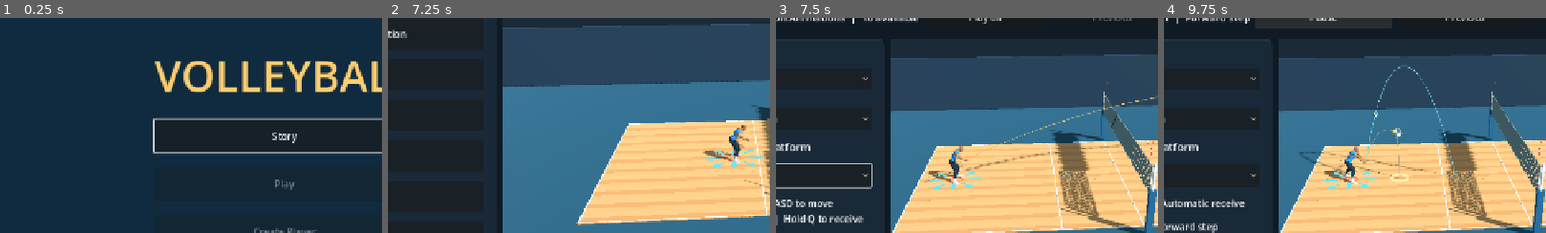
Above: before the commit, frames 1-4 (left to right).
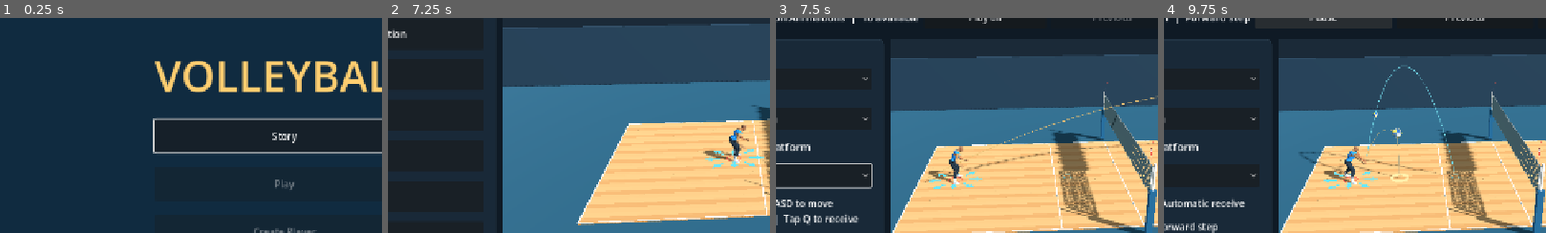
Above: after the commit, the same moments.

Repository: foreandr/volleyball
Game: Godot game, scene res://scenes/main.tscn
The game is run twice, just before and just after one commit, with the same random seed, the same clock (stepped at 60 frames per second) and the same inputs.
Inputs:
- Up to frame 1 (0.25 s): no input
- Up to frame 2 (7.25 s): click "Story" at 0.5 s; click "Back" at 1.25 s; click "Story" at 2 s; click "New" at 2.75 s; click "Back" at 3.5 s; click "New" at 4.25 s; click "Save" at 5 s; click "Back" at 5.75 s; click "Continue" at 6.5 s
- Up to frame 3 (7.5 s): click "Forearm reception" at 7.25 s
- Up to frame 4 (9.75 s): click "Play all" at 8 s; click "Pause" at 8.75 s; click "Resume" at 9.5 s
The pictures show only the part of the screen within x 13-63%, y 15-65%; the shares and areas given below are measured in that part.

Frames 1-2 are identical in both runs. In frame 3, 0.5% of the frame differs, in the area x 2-23%, y 91-97%; in frame 4, 0.2%.

Commit message:
Play reception and recovery from a single Q tap

Diff:
--- a/scripts/animation_ball_preview.gd
+++ b/scripts/animation_ball_preview.gd
@@ -45,6 +45,7 @@
 const METER_NEAR_RADIUS := 0.90
 var practice_grade := Grade.WAITING
 var practice_in_reach := false
+var practice_early_attempt := false
 var practice_reach_center := Vector3.INF
 var aim_point := Vector3.ZERO
 var net_audio: AudioStreamPlayer
@@ -191,6 +192,7 @@
 	practice_reach_center = Vector3.INF
 	practice_grade = Grade.WAITING
 	practice_in_reach = false
+	practice_early_attempt = false
 	recovery.clear()
 	recovery_net.clear()
 	var hit := platform(contact_time)
@@ -243,6 +245,7 @@
 func reset_practice_serve() -> void:
 	practice_grade = Grade.WAITING
 	practice_in_reach = false
+	practice_early_attempt = false
 	if recovery.is_empty(): return
 	recovery.clear()
 	recovery_net.clear()
@@ -302,7 +305,7 @@
 		return 1.0-nearest_delay/APPROACH_WINDOW
 	return -1.0
 
-func try_practice_pass(previous_time: float, time: float, held: float) -> bool:
+func try_practice_pass(previous_time: float, time: float, receive_elapsed: float) -> bool:
 	if practice_grade != Grade.WAITING or not incoming_net.is_empty(): return false
 	var first := maxf(previous_time-contact_time,-feed_duration)
 	var last := minf(time-contact_time,practice_floor_time)
@@ -313,11 +316,11 @@
 	var touch := Geometry3D.get_closest_point_to_segment(platform_center,previous,current)
 	if touch.distance_to(platform_center)>RECEIVE_RADIUS: return false
 	practice_in_reach = true
-	if held <= 0.0: return false
-	var timing_error := practice_timing_error(held)
-	if held < GREEN_START:
+	if receive_elapsed <= 0.0: return false
+	var timing_error := practice_timing_error(receive_elapsed)
+	if receive_elapsed < GREEN_START:
 		practice_grade = Grade.LATE
-	elif held > GREEN_END:
+	elif receive_elapsed > GREEN_END:
 		practice_grade = Grade.EARLY
 	else:
 		practice_grade = Grade.PERFECT
@@ -327,14 +330,14 @@
 	update_guide()
 	return true
 
-func practice_timing_error(held: float) -> float:
-	if held < GREEN_START: return (GREEN_START-held)/GREEN_START
-	return clampf((held-GREEN_END)/0.30,0.0,1.0)
+func practice_timing_error(receive_elapsed: float) -> float:
+	if receive_elapsed < GREEN_START: return (GREEN_START-receive_elapsed)/GREEN_START
+	return clampf((receive_elapsed-GREEN_END)/0.30,0.0,1.0)
 
 func practice_spread(timing_error: float) -> float:
 	return lerpf(0.18,2.10,timing_error) if timing_error > 0.0 else 0.0
 
-func update_practice_cone(show_timing: bool, held: float) -> void:
+func update_practice_cone(show_timing: bool, receive_elapsed: float) -> void:
 	var target: Dictionary = actor.get_meta("pass_target",{})
 	var has_touch := recovery.has("spread")
 	if not show_timing or not target.has("position") or (practice_grade != Grade.WAITING and not has_touch):
@@ -342,7 +345,7 @@
 		return
 	var destination := Vector3(target.position.x,0.075,target.position.y)
 	var origin: Vector3 = recovery.point if has_touch else practice_platform_center()
-	var spread: float = recovery.spread if has_touch else practice_spread(practice_timing_error(held))
+	var spread: float = recovery.spread if has_touch else practice_spread(practice_timing_error(receive_elapsed))
 	spread_cone.show_spread(origin,destination,spread)
 
 func practice_pass_velocity(touch: Vector3, timing_error: float) -> Vector3:
@@ -361,8 +364,11 @@
 	return Flight.target_velocity(touch,{"position":destination,"fit":"height","height":ideal_peak+height_error},angle)
 
 func finish_practice_serve() -> void:
-	if practice_grade == Grade.WAITING:
-		practice_grade = Grade.LATE if practice_in_reach else Grade.MISS
+	if practice_grade != Grade.WAITING: return
+	if not practice_in_reach:
+		practice_grade = Grade.MISS
+	else:
+		practice_grade = Grade.EARLY if practice_early_attempt else Grade.LATE
 
 func animation_time(time: float) -> float:
 	return clampf(time,0,clip.length) if incoming_net.is_empty() else 0.0
--- a/scripts/preview_player_control.gd
+++ b/scripts/preview_player_control.gd
@@ -6,7 +6,8 @@
 var animator_active := true
 var animation_process := 0
 var moving := false
-var receive_hold := 0.0
+var receive_elapsed := 0.0
+var receive_queued := false
 var reach_step := Vector3.ZERO
 var reach_progress := 0.0
 var reach_travel := Vector3.ZERO
@@ -78,7 +79,8 @@
 	if active==value: return
 	var actor: Node3D = page.preview_player
 	active = value
-	receive_hold = 0.0
+	receive_elapsed = 0.0
+	receive_queued = false
 	reset_reach()
 	side_steps.active = false
 	side_weight = 0
@@ -136,15 +138,34 @@
 	sprint_requested = Input.is_physical_key_pressed(KEY_SHIFT)
 	var connected := Input.get_connected_joypads()
 	if not connected.is_empty(): sprint_requested = sprint_requested or Input.is_joy_button_pressed(connected[0],JOY_BUTTON_RIGHT_SHOULDER)
-	var holding := reception_drill_active() and not (focus is LineEdit or focus is TextEdit) and Input.is_physical_key_pressed(KEY_Q)
-	receive_hold = receive_hold+delta if holding else 0.0
-	if holding:
-		hold_receive(delta)
-	else:
-		reset_reach()
-		move_player(direction.limit_length(),delta)
-
-func hold_receive(delta: float, review_offset := Vector3.INF) -> void:
+	if receive_queued:
+		receive_elapsed = delta
+		receive_queued = false
+	elif receive_elapsed > 0.0:
+		receive_elapsed += delta
+	var drill := reception_drill_active()
+	if drill and receive_elapsed > 0.0:
+		var ball = page.ball_preview
+		var after_touch := 0.0
+		if ball.recovery.has("spread"):
+			after_touch = maxf(0.0,page.preview_clock-ball.contact_time-float(ball.recovery.time))
+		if receive_elapsed <= 0.44 and after_touch < 0.18:
+			var windup := 0.14*(1.0-smoothstep(0.0,0.085,receive_elapsed))
+			play_receive_pose(delta,Vector3.INF,-windup+after_touch*1.4)
+			return
+		if receive_elapsed > 0.44: ball.practice_early_attempt = true
+	receive_elapsed = 0.0
+	reset_reach()
+	move_player(direction.limit_length(),delta)
+
+func queue_receive() -> bool:
+	if not active or not reception_drill_active(): return false
+	var focus := page.get_viewport().gui_get_focus_owner()
+	if focus is LineEdit or focus is TextEdit: return false
+	if receive_elapsed == 0.0: receive_queued = true
+	return true
+
+func play_receive_pose(delta: float, review_offset := Vector3.INF, pose_offset := 0.0) -> void:
 	var actor: Node3D = page.preview_player
 	side_steps.active = false
 	side_steps.hold = 0.0
@@ -155,7 +176,7 @@
 	actor.model.rotation.y = 0.0
 	face_ball()
 	actor.animator.play("custom_preview/clip",0)
-	actor.animator.seek(page.ball_preview.contact_time,true)
+	actor.animator.seek(maxf(0.0,page.ball_preview.contact_time+pose_offset),true)
 	actor.animator.pause()
 	step_into_receive(delta,review_offset)
 
--- a/scripts/reception_review.gd
+++ b/scripts/reception_review.gd
@@ -28,6 +28,7 @@
 var original_transform: Transform3D
 var original_control := false
 var offset := Vector3.ZERO
+var released := false
 var counter: Label
 var play_button: Button
 var previous_button: Button
@@ -75,6 +76,7 @@
 func load_case(next_index: int) -> void:
 	index = next_index
 	finished = false
+	released = false
 	var actor: Node3D = page.preview_player
 	var ball = page.ball_preview
 	page.player_controls.reset_reach()
@@ -109,10 +111,15 @@
 	var previous: float = page.preview_clock
 	page.preview_clock += delta
 	var elapsed: float = page.preview_clock-ball.contact_time
-	if elapsed >= -0.25:
-		page.player_controls.hold_receive(delta,offset)
+	if elapsed >= -0.25 and elapsed < 0.28:
+		var pose_offset := minf(0.0,elapsed+0.15)*1.4+maxf(0.0,elapsed)*1.4
+		page.player_controls.play_receive_pose(delta,offset,pose_offset)
 		if elapsed >= -0.03:
 			ball.try_practice_pass(previous,page.preview_clock,0.16)
+	elif elapsed >= 0.28 and not released:
+		released = true
+		page.player_controls.reset_reach()
+		page.preview_player.play_action("idle")
 	var end: float = maxf(ball.cycle_end(),ball.contact_time+0.65)
 	ball.tick(minf(page.preview_clock,end),true)
 	if page.preview_clock < end: return
--- a/scripts/reception_timing_meter.gd
+++ b/scripts/reception_timing_meter.gd
@@ -5,7 +5,7 @@
 const AMBER := Color("ffb968")
 const INK := Color("111c29")
 var fill := 0.0
-var holding := false
+var receiving := false
 var shown_this_serve := false
 var result_time := 0.0
 var grade := Timing.Grade.WAITING
@@ -27,11 +27,11 @@
 	flash = 0.0
 	hide()
 
-func update_timing(active: bool, progress: float, receive_held: bool, result: int, delta: float) -> void:
+func update_timing(active: bool, progress: float, receiving_now: bool, result: int, delta: float) -> void:
 	if not active:
 		hide()
 		return
-	holding = receive_held
+	receiving = receiving_now
 	if result != grade:
 		flash = 1.0 if result == Timing.Grade.PERFECT else 0.0
 		result_time = 0.85
@@ -72,8 +72,8 @@
 		draw_rect(Rect2(green_zone.position,Vector2(track.size.x*(progress-zone_start),track.size.y)),GREEN)
 	var accent := GREEN if grade == Timing.Grade.PERFECT else Color.WHITE
 	var heading := "BALL INCOMING"
-	if holding: heading = "HOLDING Q"
-	elif progress >= 1.0-Timing.GREEN_END/Timing.APPROACH_WINDOW: heading = "HOLD Q"
+	if receiving: heading = "RECEIVING"
+	elif progress >= 1.0-Timing.GREEN_END/Timing.APPROACH_WINDOW: heading = "TAP Q"
 	match grade:
 		Timing.Grade.PERFECT: heading = "PERFECT PASS"
 		Timing.Grade.EARLY: heading = "TOO EARLY"
--- a/scripts/story_animations.gd
+++ b/scripts/story_animations.gd
@@ -182,7 +182,7 @@
 	animation_list.item_selected.connect(preview_animation)
 	content.add_child(animation_list)
 	if category == "Forearm reception":
-		drill_status = label("F1 to play  |  WASD to move\nMouse to aim  |  Hold Q to receive",16)
+		drill_status = label("F1 to play  |  WASD to move\nMouse to aim  |  Tap Q to receive",16)
 		drill_status.autowrap_mode = TextServer.AUTOWRAP_WORD_SMART
 		content.add_child(drill_status)
 		distance_status = label("Distance 1  |  Short reach\nDistance 2  |  Lunge or high reach\nDistance 3  |  Dive planned",16)
@@ -322,18 +322,18 @@
 			ball_preview.reset_practice_serve()
 			player_controls.reset_reach()
 			timing_meter.reset_serve()
-			if in_control: drill_status.text = "Next serve  |  Hold Q just before contact"
+			if in_control: drill_status.text = "Next serve  |  Tap Q just before contact"
 		elif in_control:
-			ball_preview.try_practice_pass(previous,preview_clock,player_controls.receive_hold)
+			ball_preview.try_practice_pass(previous,preview_clock,player_controls.receive_elapsed)
 			var floor_time: float = ball_preview.contact_time+ball_preview.practice_floor_time
 			if ball_preview.crossed(preview_clock,floor_time): ball_preview.finish_practice_serve()
 		var approach: float = ball_preview.practice_approach(preview_clock) if in_control and ball_preview.practice_grade == BallPreview.Grade.WAITING else -1.0
-		timing_meter.update_timing(in_control,approach,player_controls.receive_hold>0.0,ball_preview.practice_grade,delta)
-		ball_preview.update_practice_cone(timing_meter.visible,player_controls.receive_hold)
+		timing_meter.update_timing(in_control,approach,player_controls.receive_elapsed>0.0,ball_preview.practice_grade,delta)
+		ball_preview.update_practice_cone(timing_meter.visible,player_controls.receive_elapsed)
 		update_distance_status(in_control)
 		if not in_control:
 			preview_player.animator.seek(0.0,true)
-			drill_status.text = "F1 to play  |  WASD to move\nMouse to aim  |  Hold Q to receive"
+			drill_status.text = "F1 to play  |  WASD to move\nMouse to aim  |  Tap Q to receive"
 	else:
 		timing_meter.hide()
 		if not in_control: preview_player.animator.seek(ball_preview.animation_time(preview_clock),true)
@@ -446,6 +446,10 @@
 		return
 	if selected_category.is_empty(): return
 	if event is InputEventKey and event.pressed and not event.echo:
+		if event.physical_keycode == KEY_Q and not (event.ctrl_pressed or event.alt_pressed or event.meta_pressed):
+			if player_controls.queue_receive():
+				get_viewport().set_input_as_handled()
+				return
 		if event.keycode == KEY_Z and event.ctrl_pressed and not (event.shift_pressed or event.alt_pressed or event.meta_pressed):
 			var focus := get_viewport().gui_get_focus_owner()
 			if not (focus is LineEdit or focus is TextEdit) and not player_controls.active and angle_control.visible:
